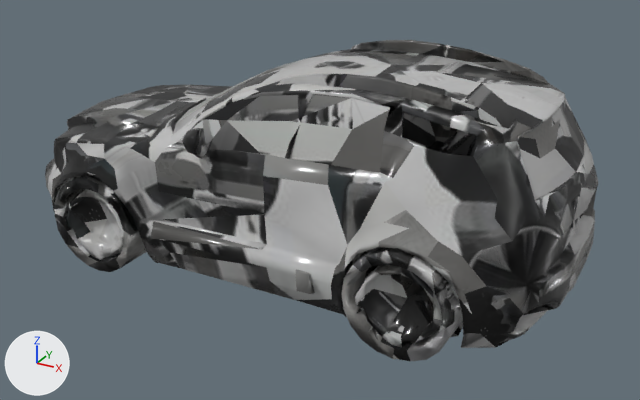
Before and after pictures for a commit that changed the glTF model assets/carro.glb.
Camera for both pictures: a camera (50 mm lens) standing at (1.46, -2.537, 1.514) and looking at (0.079, -0.025, 0.258). Lighting does not change. The marker at lower left points along +X, +Y and +Z. The older version comes first. Vertices at exactly the same position are counted once.

In view in the first picture: 'mesh_node'.
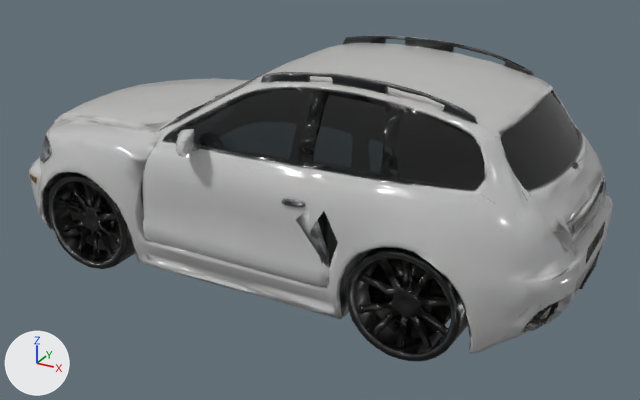
Diff of the bpy script that builds the scene:
```diff
--- a/assets/carro.glb.py
+++ b/assets/carro.glb.py
@@ me_mesh_002 @@
 # used by ob_mesh_node; location = (0.0, 0.001, 0.4); scale = (0.985, 0.985, 0.985)
-me_mesh_002.from_pydata(...)  # 2115 vertices, 3922 faces; spans x -1.0..1.0, y -0.48..0.48, z -0.41..0.41
+me_mesh_002.from_pydata(...)  # 7590 vertices, 13488 faces; spans x -1.02..1.02, y -0.52..0.52, z 0.0..0.8
+# me_mesh_002 part 1: the loose piece of 1044 vertices spanning x -1.0..1.0, y -0.46..0.46, z -0.35..0.38 is rebuilt with 3257 vertices and now spans x -1.02..1.02, y -0.47..0.47, z 0.06..0.78
+# me_mesh_002 part 2: 26 loose pieces with 977 vertices, spanning x -0.98..0.99, y -0.48..0.48, z -0.41..0.41, are deleted
+# me_mesh_002 part 3: 94 vertices removed from x -0.28..0.96, y -0.38..0.37, z -0.15..0.34; 4333 vertices added at x -1.02..1.02, y -0.52..0.52, z 0.0..0.8
 me_mesh_002.materials.append(mat_material_003)
@@ ob_mesh_node @@
 ob_mesh_node = bpy.data.objects.new('mesh_node', me_mesh_002)
-ob_mesh_node.location = (0.0, 0.001, 0.4)
-ob_mesh_node.scale = (0.985, 0.985, 0.985)
+ob_mesh_node.location = (0.0, 0.0, 0.0)
```

What differs and where, as boxes [x1, y1, x2, y2] in the pictures (640 x 400 px):
'mesh_node', reshaped, moved, rescaled
    before: [45, 40, 599, 361]
    after: [29, 36, 613, 362]
part 1 of me_mesh_002, rebuilt
    before: [45, 49, 599, 348]
    after: [29, 42, 613, 353]
part 2 of me_mesh_002, deleted
    before: [54, 40, 588, 361]
part 3 of me_mesh_002, built on
    before: [178, 94, 584, 200]
    after: [40, 36, 605, 362]
